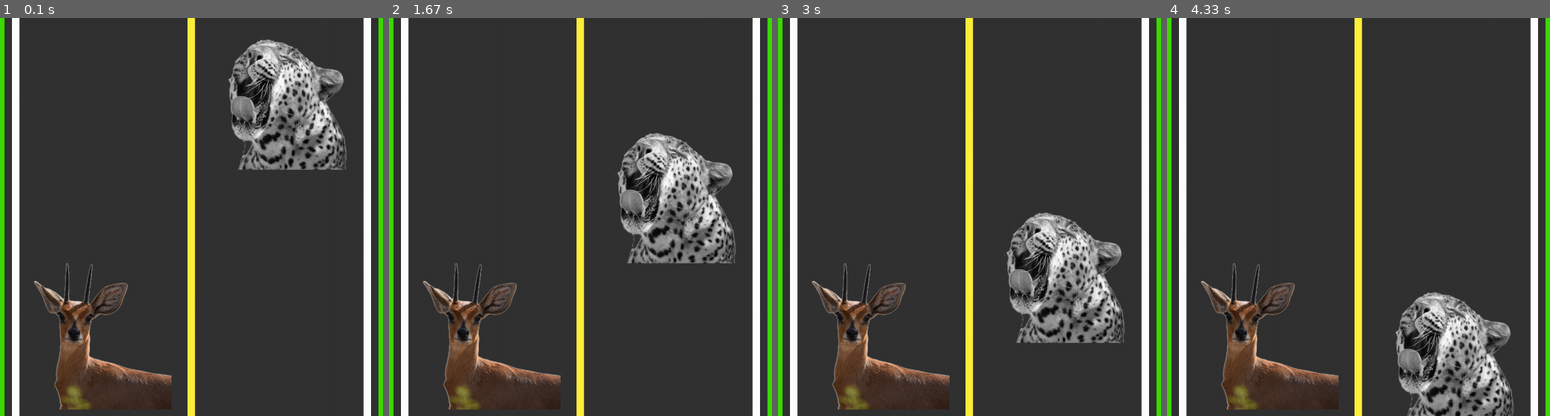
Above: before the commit, frames 1-4 (left to right).
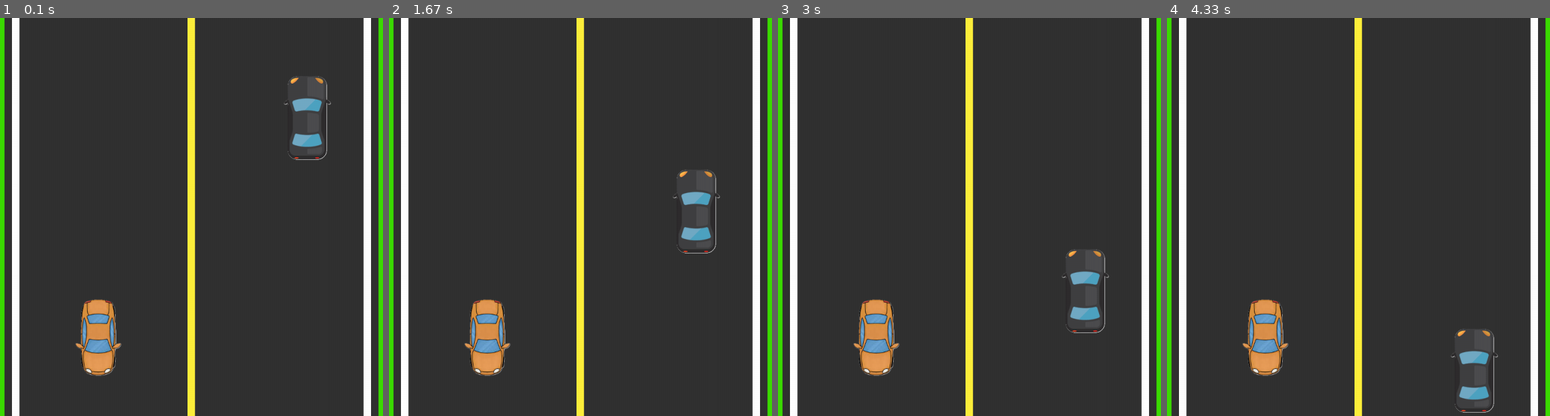
Above: after the commit, the same moments.

Repository: CaitlinHorton/PygameHackPack
Game: pygame game, started from CarGame/MiniGame.py
The game is run twice, just before and just after one commit, with the same random seed, the same clock (stepped at 60 frames per second) and the same inputs.
Inputs:
- Up to frame 1 (0.1 s): no input
- Up to frame 2 (1.67 s): hold Right 0.33-0.8 s; hold Right 0.83-1.3 s; hold Left from 1.33 s (still down)
- Up to frame 3 (3 s): release Left at 1.87 s
- Up to frame 4 (4.33 s): hold Left 3-3.47 s

The runs differ from the first frame. In frame 1, 11% of the frame differs, in the area x 8-91%, y 5-99%; in frame 2, 11%; in frame 3, 11%, in the area x 8-91%, y 48-99%; in frame 4, 11%.

Commit message:
Added in the crs to the mini game

Diff:
--- a/CarGame/MiniGame.py
+++ b/CarGame/MiniGame.py
@@ -17,12 +17,12 @@
 screen = pygame.display.set_mode((width, height)) # Set the size of the screen
 
 # Load the cars
-car = pygame.image.load("CarGame/buck32.png")
+car = pygame.image.load("CarGame/car1.1.png") # https://helloartsy.com/how-to-draw-a-car-from-the-top/
 car_loc = car.get_rect()
 car_loc.center = left_lane, height*0.8
 
 # Enemy
-car2 = pygame.image.load("CarGame/leopard_stat3.png")
+car2 = pygame.image.load("CarGame/car2.png") # https://pngtree.com/freepng/car-view-from-above-icon-object-web-design-above-vector_10530579.html
 car2_loc = car.get_rect()
 car2_loc.center = right_lane, height*0.2
 
Binary file removed: CarGame/buck32.png
Binary file added: CarGame/car1.1.png
Binary file added: CarGame/car2.png
Binary file removed: CarGame/leopard_stat3.png
